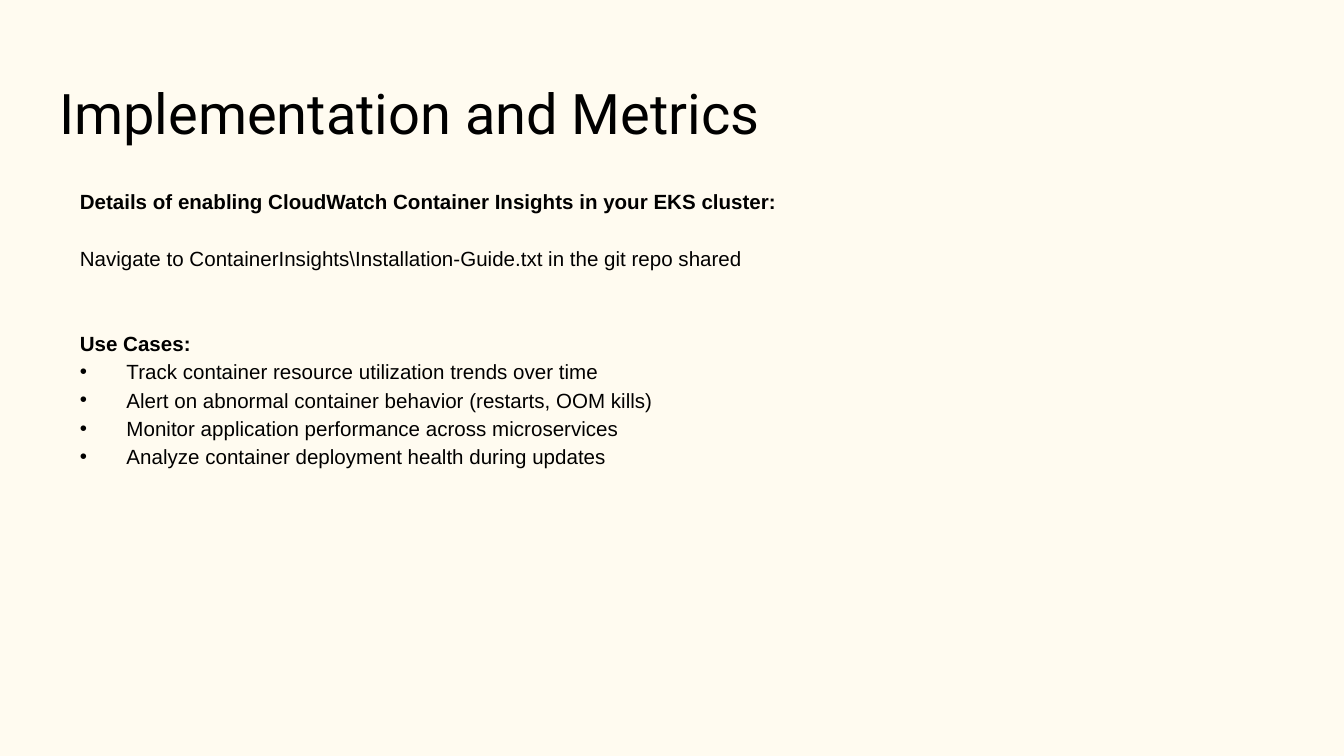
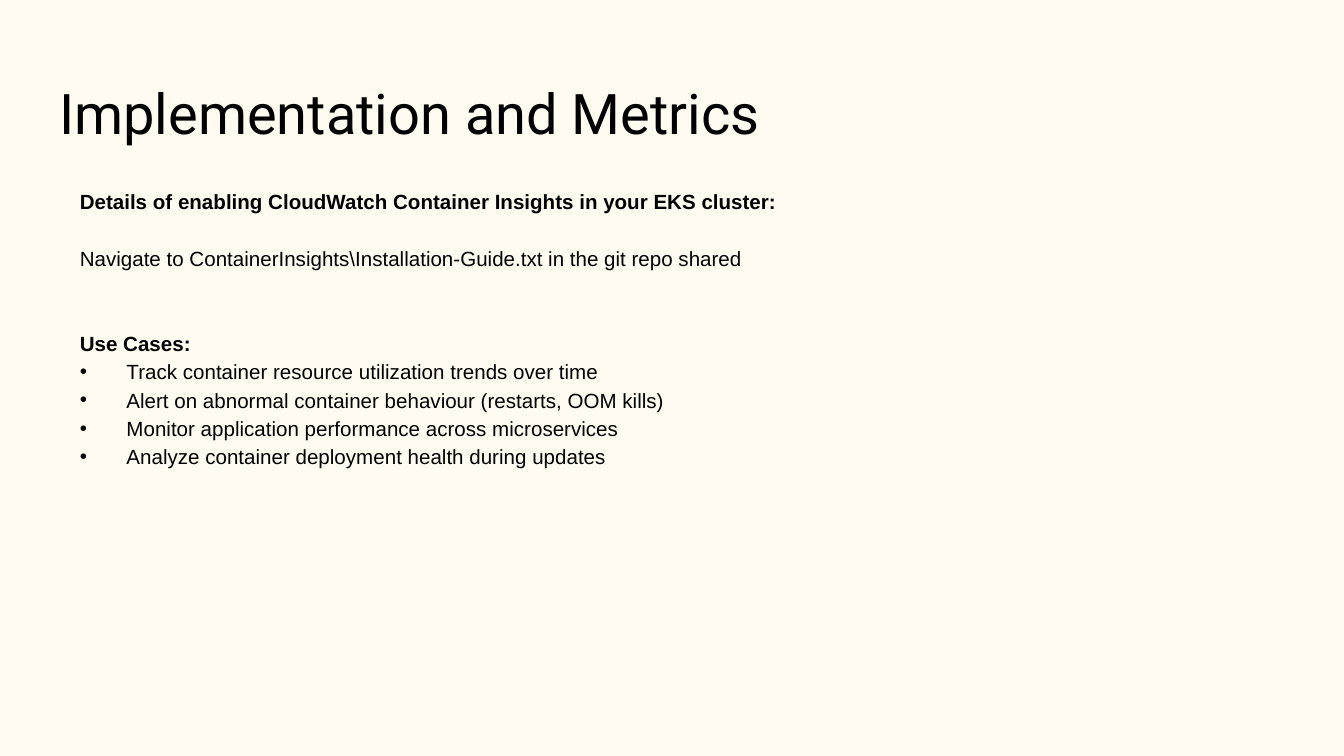
Before and after one commit to aryanm12/observability-demo, a slide deck: slide 16 of Observability.pptx. Drawn at 1344x756 pixels with LibreOffice and Linux fonts; fonts in the diff are those of the drawing. Boxes give left, top, right and bottom in pixels: in the first picture for what was removed or moved away, otherwise in the second. Text is boxed around its words. In the diff, an @@ line names an element or a change of style, - is before the commit and + after.

```diff
--- a/Observability.pptx
+++ b/Observability.pptx
@@ text at (126, 393, 663, 412): text changed @@
-• Alert on abnormal container behavior (restarts, OOM kills)
+• Alert on abnormal container behaviour (restarts, OOM kills)
```
Also in this commit, not shown: 3 other files.
